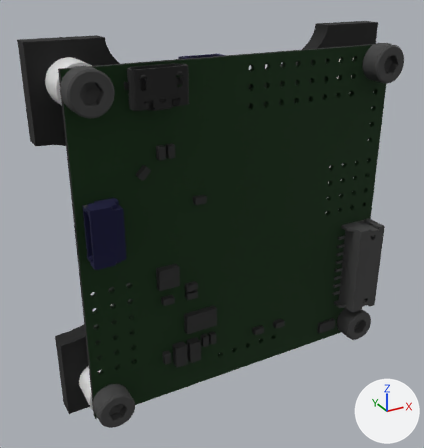
A saved change to the COLLADA model robots/hydrus/urdf/mesh/modules/flight_controller/fc_euclid201806.dae.
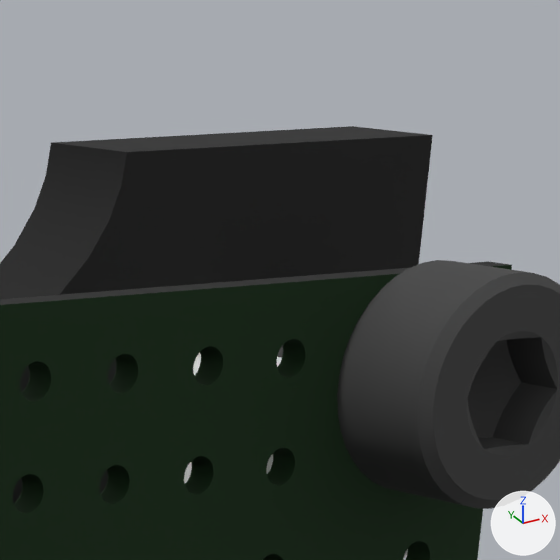
The first picture shows the older version from a 50 mm camera at (-0.0296, -0.0667, 0.04) aimed at (0.0136, 0.0119, 0.0007). The close-ups show both versions on the part from 72% to 94% of the width and 0% to 21% of the height of that picture; other places that the commit changed are outside them. Every picture has the same lights, and +X, +Y and +Z are marked at lower right. Where no turn or scale is listed for an object, it has been applied to the vertices.

Objects in the first close-up: 'Body_1.003', 'Body_1.008', 'Body_1.013', '_3DGeom_533', '_3DGeom_534'.
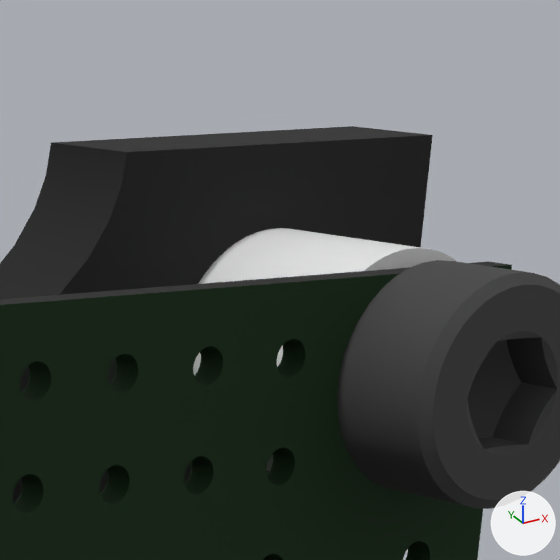
What differs and where, as boxes [x1, y1, x2, y2] in the close-ups (560 x 560 px):
```json
{"object": "Body_1.003", "change": "moved", "before": [184, 352, 408, 560], "after": [193, 228, 457, 471]}
```

The change, as JSON lines over the scene's bpy script:
```json
{"op": "set", "path": "ob_body_1_003.location", "old": "(0.03387, 0.00633, 0.02409)", "new": "(0.0354, 0.00633, 0.0269)"}
```
